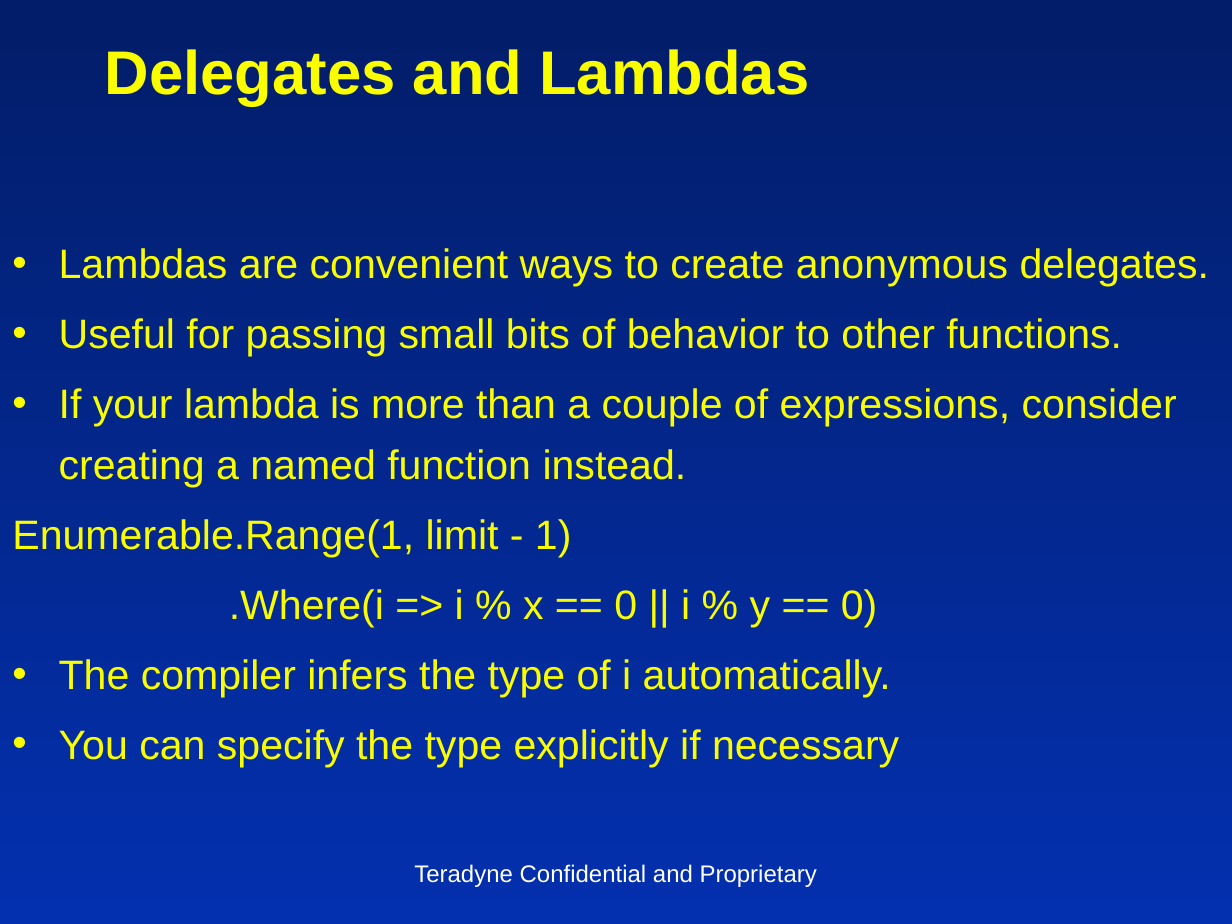
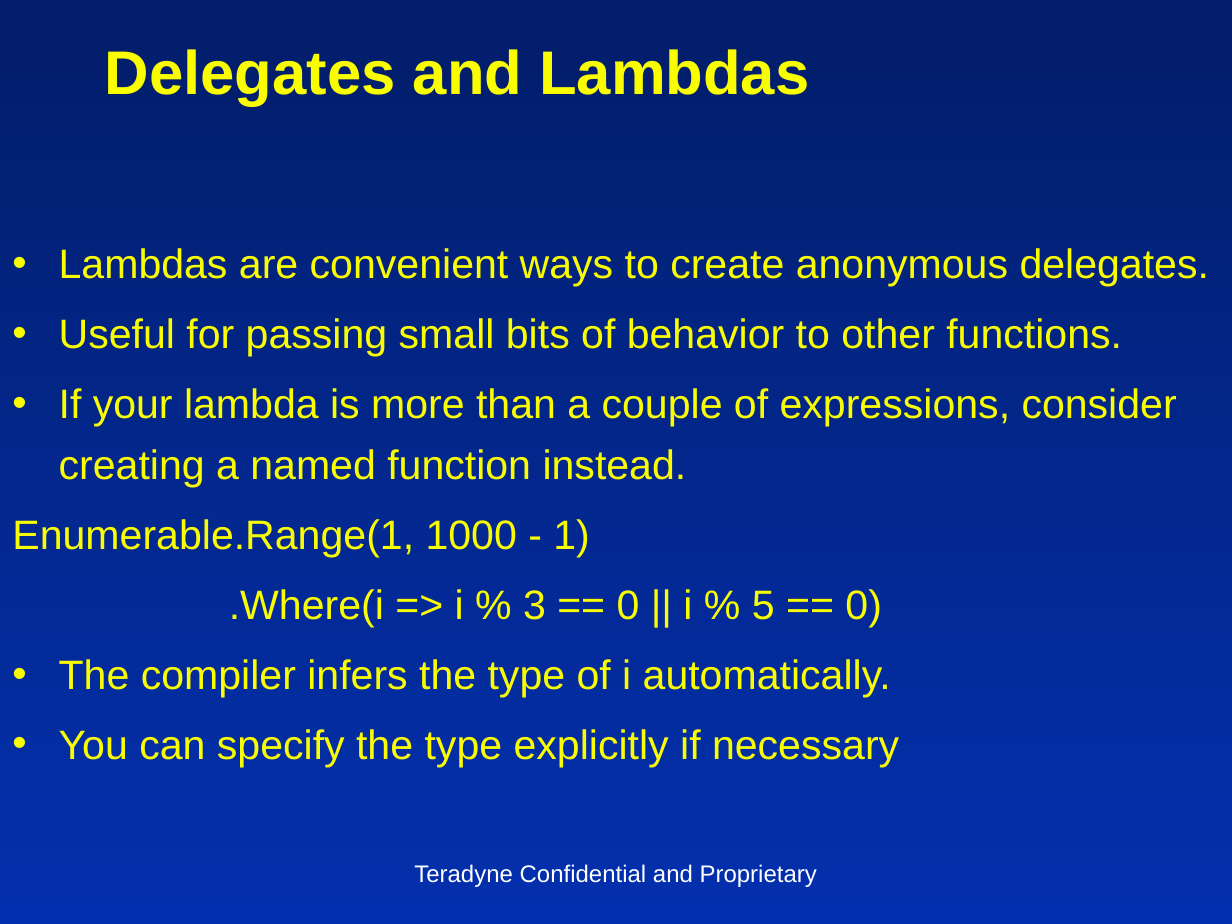
Before and after one commit to insideoutclub/Euler, a slide deck: slide 12 of FiveEasyPieces1.pptx. Drawn at 1232x924 pixels with LibreOffice and Linux fonts; fonts in the diff are those of the drawing. Boxes give left, top, right and bottom in pixels: in the first picture for what was removed or moved away, otherwise in the second. Text is boxed around its words. In the diff, an @@ line names an element or a change of style, - is before the commit and + after.

```diff
--- a/FiveEasyPieces1.pptx
+++ b/FiveEasyPieces1.pptx
@@ text at (x1=12, y1=519, x2=882, y2=627): text changed @@
-Enumerable.Range(1, limit - 1)
-.Where(i => i % x == 0 || i % y == 0)
+Enumerable.Range(1, 1000 - 1)
+.Where(i => i % 3 == 0 || i % 5 == 0)
```
Also in this commit, not shown: 17 other slides changed, 1 slide removed, 2 other files.
